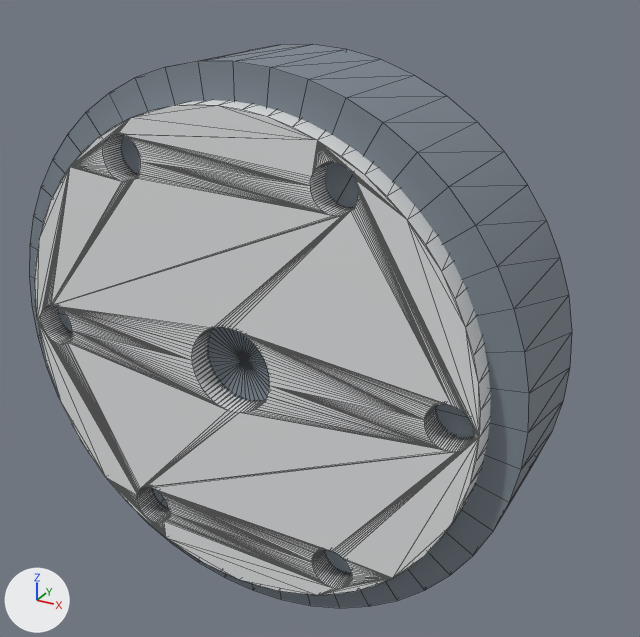
Two versions of the OBJ model universal-robots-ur-series/meshes/ur30/wrist_3_link.obj, one commit apart.
The view is the same before and after, from a 50 mm camera at (0.0793, -0.1291, 0.0695) aimed at (0.0013, 0.0128, -0.0014). Every picture has the same lights, and +X, +Y and +Z are marked at lower left. The first picture is the older version. Mesh edges are drawn as thin lines. Where no turn or scale is listed for an object, it has been applied to the vertices. Vertices at exactly the same position are counted once.

Objects in the first picture: 'tool_face', 'tool_seal'.
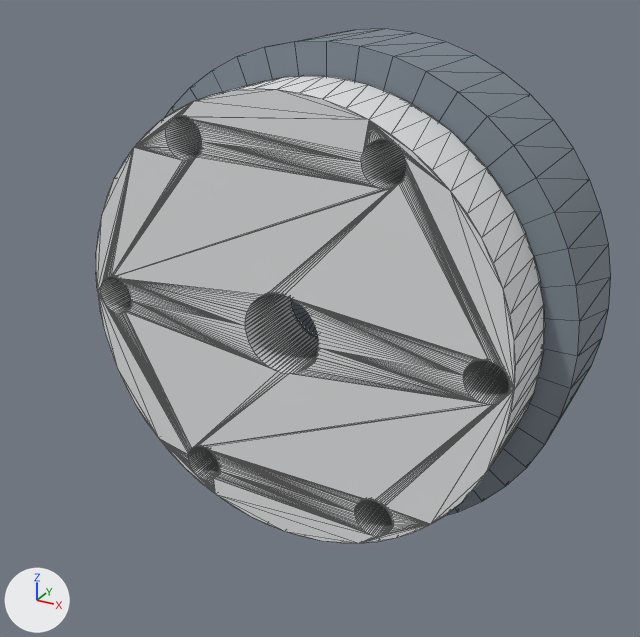
Changed parts and their boxes [x1, y1, x2, y2] in the pictures (640 x 637 px):
'tool_face', moved
    before: [35, 100, 491, 595]
    after: [96, 76, 545, 543]
'tool_seal', moved
    before: [29, 44, 572, 608]
    after: [164, 29, 611, 515]

Diff of the bpy script that builds the scene:
```diff
--- a/universal-robots-ur-series/meshes/ur30/wrist_3_link.obj.py
+++ b/universal-robots-ur-series/meshes/ur30/wrist_3_link.obj.py
@@ me_tool_face @@
 # used by ob_tool_face; location = (0.0, 0.0, 0.0)
-me_tool_face.from_pydata(...)  # 1024 vertices, 2072 faces; spans x -0.045..0.045, y -0.017..0.0, z -0.045..0.045
+me_tool_face.from_pydata(...)  # 1024 vertices, 2072 faces; spans x -0.045..0.045, y 0.0..0.017, z -0.045..0.045
+# me_tool_face part 1: the whole mesh is moved by (0.0, 0.017, 0.0)
 me_tool_face.materials.append(mat_flange_steel)
@@ me_tool_seal @@
 # used by ob_tool_seal; location = (0.0, 0.0, 0.0)
-me_tool_seal.from_pydata(...)  # 100 vertices, 192 faces; spans x -0.051..0.051, y -0.0125..0.0125, z -0.051..0.051
+me_tool_seal.from_pydata(...)  # 100 vertices, 192 faces; spans x -0.051..0.051, y 0.0175..0.0425, z -0.051..0.051
+# me_tool_seal part 2: the whole mesh is moved by (0.0, 0.03, 0.0)
 me_tool_seal.materials.append(mat_joint_graphite)
```
